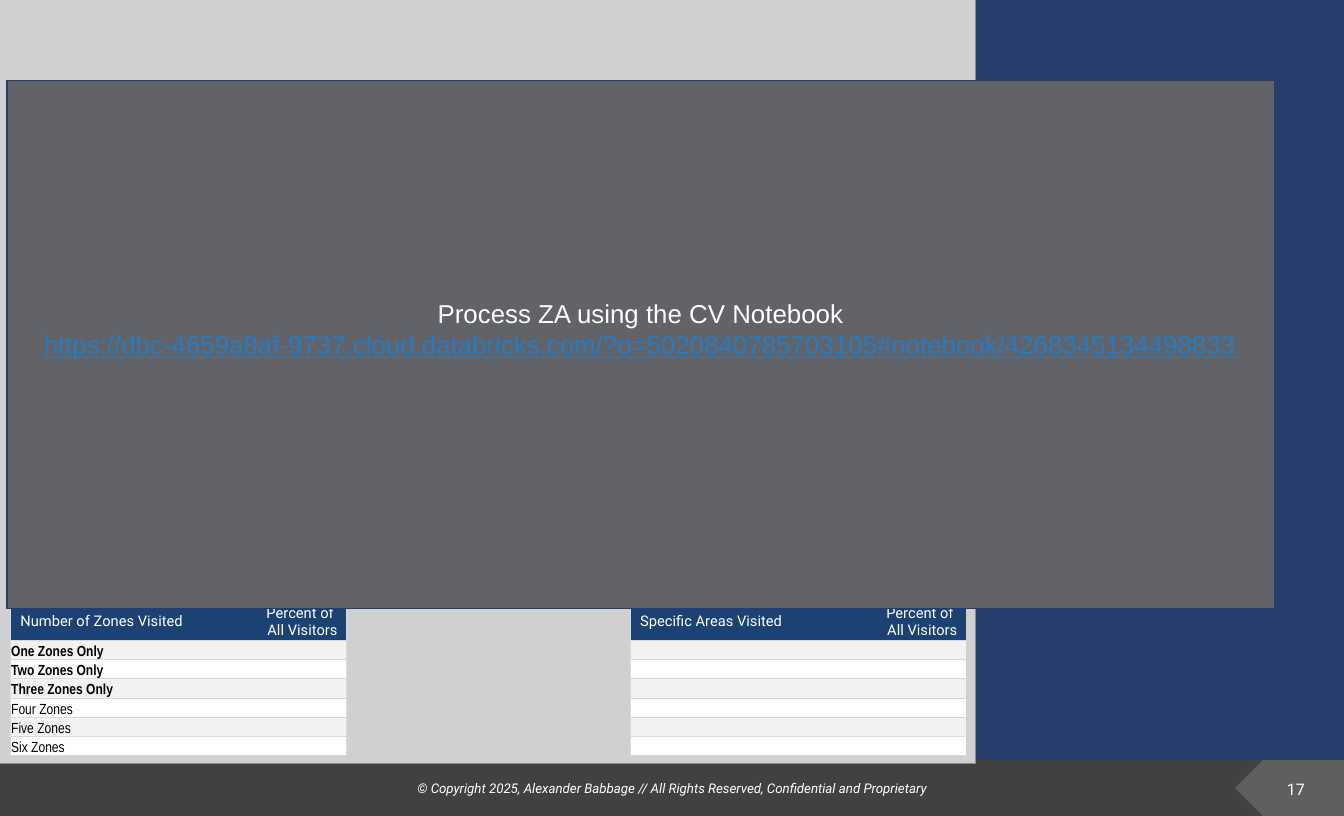
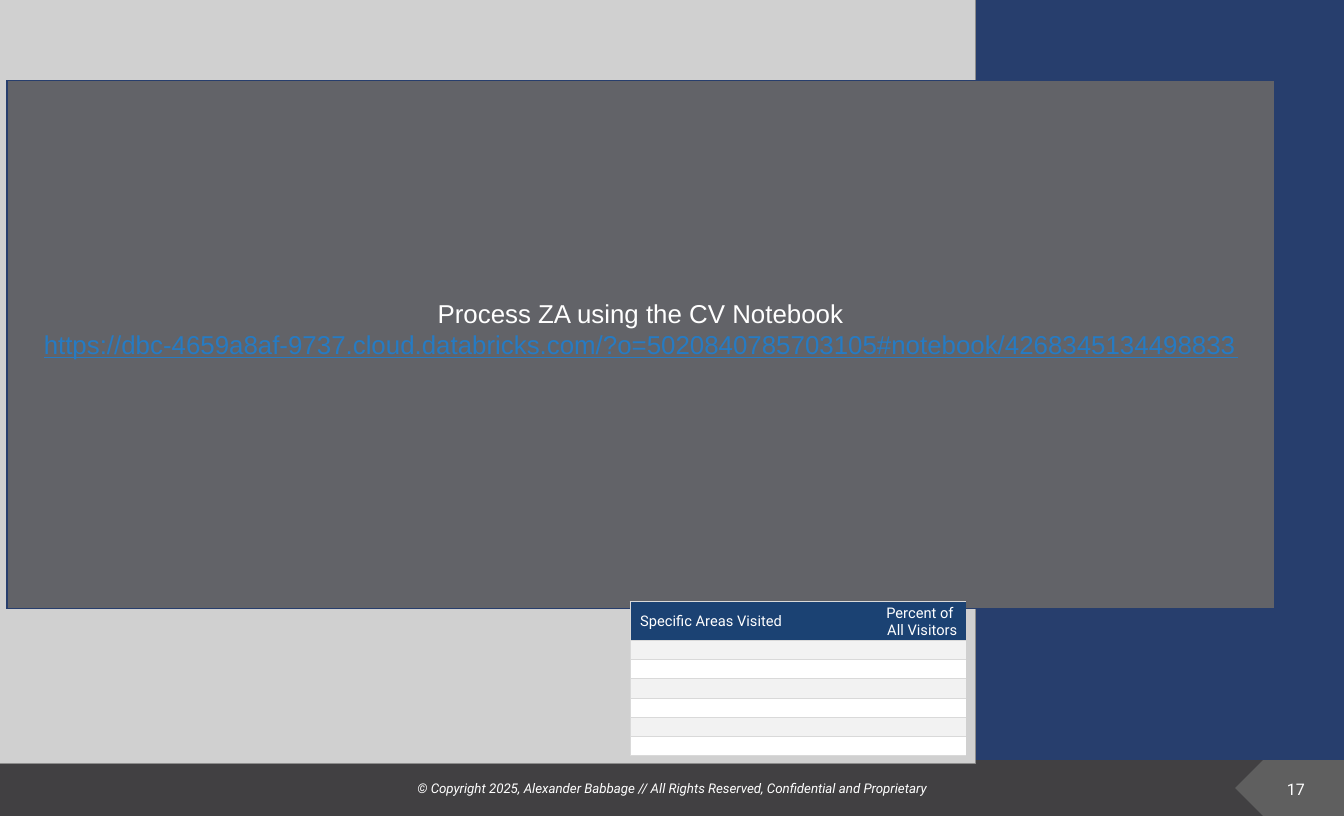
Before and after one commit to deeemdeeem/tt-report-automation, a slide deck: slide 17 of TT_report.pptx. Drawn at 1344x816 pixels with LibreOffice and Linux fonts; fonts in the diff are those of the drawing; grey boxes stand for pictures; background and template pictures are left out. Boxes give left, top, right and bottom in pixels: in the first picture for what was removed or moved away, otherwise in the second. Text is boxed around its words. In the diff, an @@ line names an element or a change of style, - is before the commit and + after.

```diff
--- a/TT_report.pptx
+++ b/TT_report.pptx
@@ table removed at [11, 602, 347, 756], 7 rows, 2 columns @@
-Number of Zones Visited | Percent of / All Visitors
-One Zones Only | 
-Two Zones Only | 
-Three Zones Only | 
-Four Zones | 
-Five Zones | 
-Six Zones | 
```
Also in this commit, not shown: 3 other slides changed, 6 slides removed, 3 other files.
